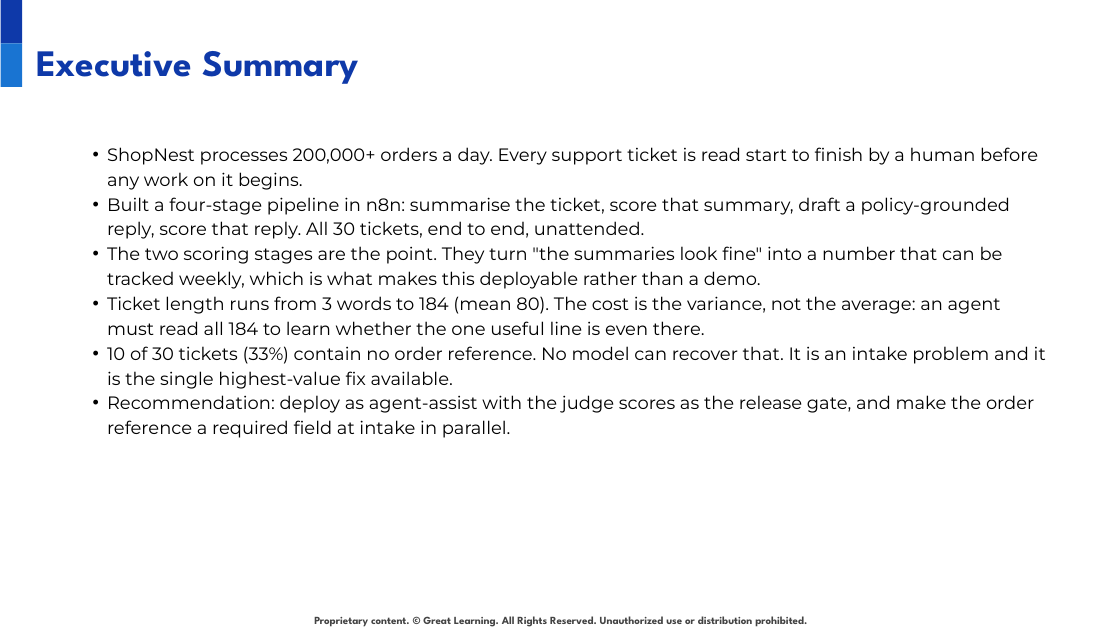
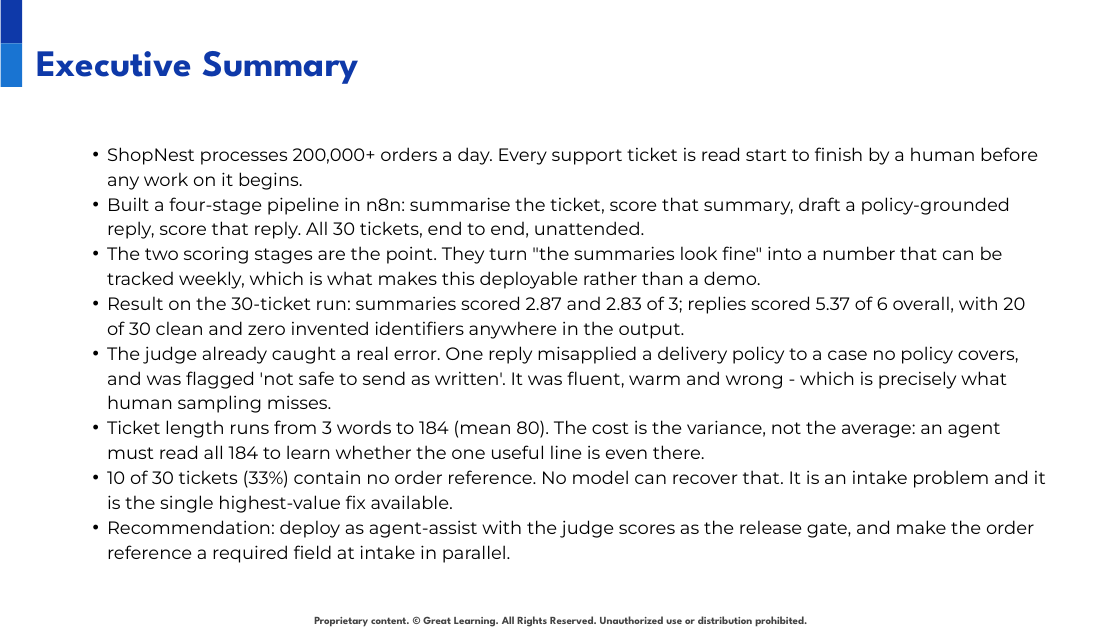
Before and after one commit to anirudhatalmale6-alt/shopnest-ticket-intelligence-n8n, a slide deck: slide 3 of deck/ShopNest_Solution_Presentation.pptx. Drawn at 1120x630 pixels with LibreOffice and Linux fonts; fonts in the diff are those of the drawing; background and template pictures are left out. Boxes give left, top, right and bottom in pixels: in the first picture for what was removed or moved away, otherwise in the second. Text is boxed around its words. In the diff, an @@ line names an element or a change of style, - is before the commit and + after.

```diff
--- a/deck/ShopNest_Solution_Presentation.pptx
+++ b/deck/ShopNest_Solution_Presentation.pptx
@@ text at (107,296,1025,413): paragraphs added @@
+• Result on the 30-ticket run: summaries scored 2.87 and 2.83 of 3; replies scored 5.37 of 6 overall, with 20 of 30 clean and zero invented identifiers anywhere in the output.
+• The judge already caught a real error. One reply misapplied a delivery policy to a case no policy covers, and was flagged 'not safe to send as written'. It was fluent, warm and wrong - which is precisely what human sampling misses.
```
Also in this commit, not shown: 7 other slides changed, 13 other files.
